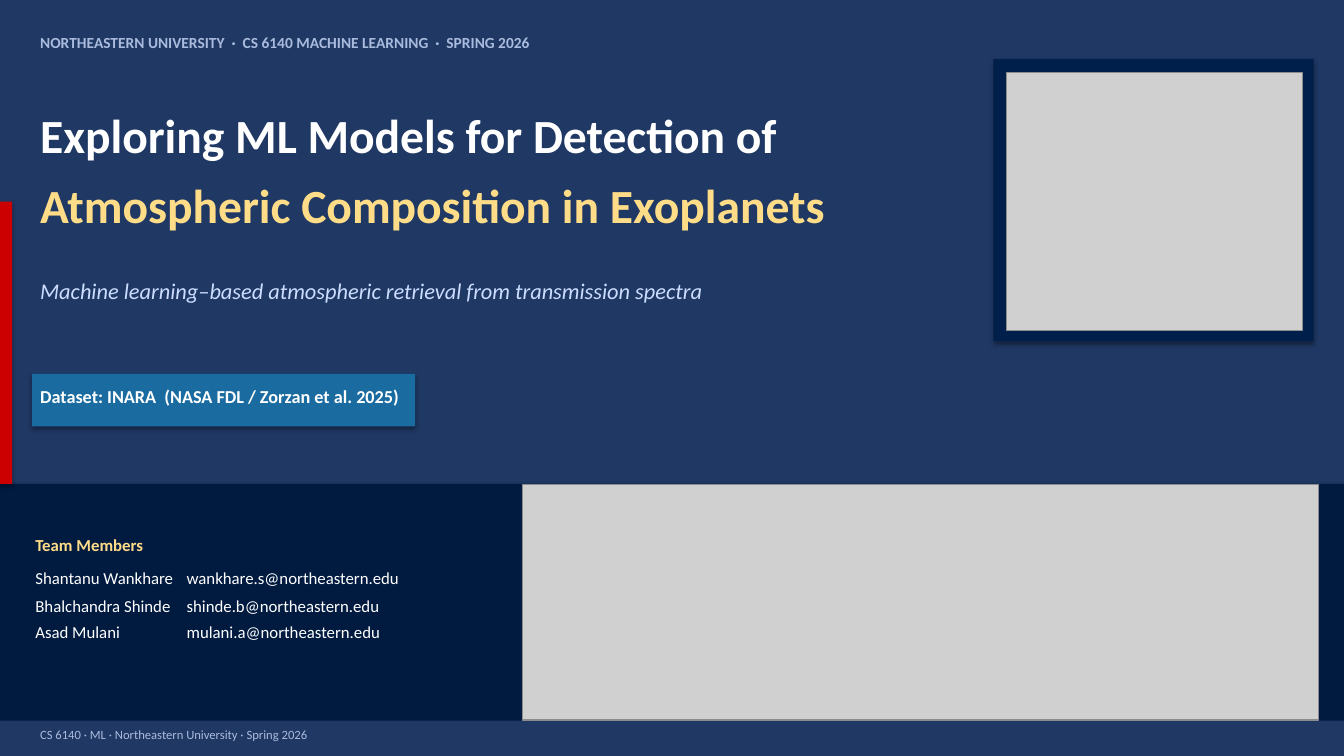
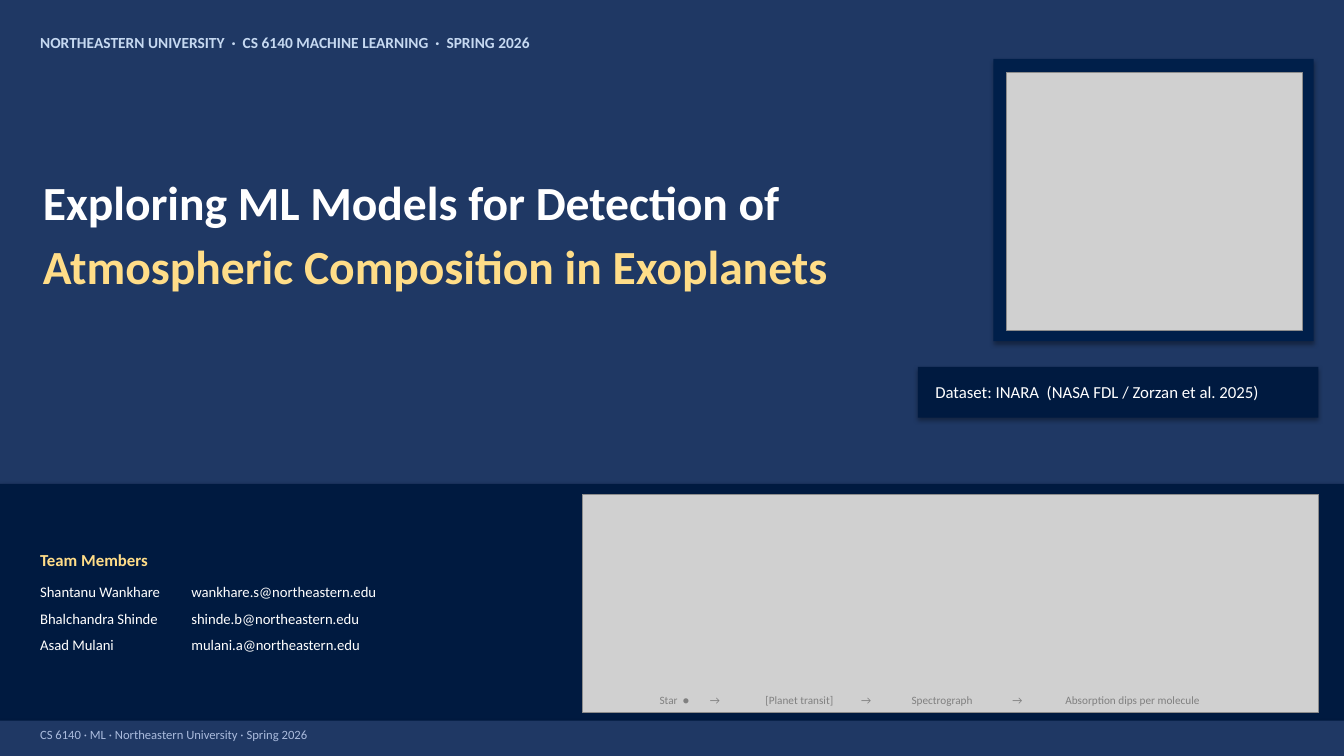
Before and after one commit to bshind87/inara-atmospheric-composition, a slide deck: slide 1 of docs/INARA_Presentation.pptx. Drawn at 1344x756 pixels with LibreOffice and Linux fonts; fonts in the diff are those of the drawing; grey boxes stand for pictures. Boxes give left, top, right and bottom in pixels: in the first picture for what was removed or moved away, otherwise in the second. Text is boxed around its words. In the diff, an @@ line names an element or a change of style, - is before the commit and + after.

```diff
--- a/docs/INARA_Presentation.pptx
+++ b/docs/INARA_Presentation.pptx
@@ text "NORTHEASTERN UNIVERSITY · CS 6140 ..." at <box>40,37,529,48</box>: text colour #AABBDD to #C6D9F1 @@
@@ text "Exploring ML Models for Detection ...": place and size @@
-text "Exploring ML Models for Detection ..." at <box>40,119,777,161</box>
+text "Exploring ML Models for Detection ..." at <box>43,186,780,228</box>
@@ rectangle removed at <box>0,202,12,484</box> @@
@@ text "Atmospheric Composition in Exoplanets": place and size @@
-text "Atmospheric Composition in Exoplanets" at <box>40,189,825,231</box>
+text "Atmospheric Composition in Exoplanets" at <box>43,250,828,292</box>
@@ text removed at <box>40,283,702,303</box> @@
-Machine learning–based atmospheric retrieval from transmission spectra
@@ rectangle removed at <box>32,374,415,426</box> @@
@@ rectangle added at <box>918,367,1318,417</box>, fill #001A40 @@
@@ text "Dataset: INARA (NASA FDL / ...": place and size @@
-text "Dataset: INARA (NASA FDL / ..." at <box>40,389,399,406</box>
+text "Dataset: INARA (NASA FDL / ..." at <box>935,386,1258,400</box>
@@ text "Dataset: INARA (NASA FDL / ..." at <box>935,386,1258,400</box>: size 13 to 12 pt, bold off @@
@@ picture: place and size @@
-picture at <box>522,484,1319,720</box>
+picture at <box>582,494,1318,712</box>
@@ text "Team Members": place and size @@
-text "Team Members" at <box>35,539,143,551</box>
+text "Team Members" at <box>40,554,148,566</box>
@@ text "Shantanu Wankhare wankhare.s@northeastern.edu": place and size @@
-text "Shantanu Wankhare wankhare.s@northeastern.edu" at <box>35,572,399,586</box>
+text "Shantanu Wankhare wankhare.s@northeastern.edu" at <box>40,586,376,599</box>
@@ size 12 to 10.5 pt in 3 elements at <box>40,639,359,652</box>, <box>40,586,376,599</box>, <box>40,613,359,626</box> @@
@@ text "Bhalchandra Shinde shinde.b@northeastern.edu": place and size @@
-text "Bhalchandra Shinde shinde.b@northeastern.edu" at <box>35,600,379,614</box>
+text "Bhalchandra Shinde shinde.b@northeastern.edu" at <box>40,613,359,626</box>
@@ text "Asad Mulani mulani.a@northeastern.edu": place and size @@
-text "Asad Mulani mulani.a@northeastern.edu" at <box>35,626,380,640</box>
+text "Asad Mulani mulani.a@northeastern.edu" at <box>40,639,359,652</box>
@@ text added at <box>660,696,1200,706</box>, 8 pt, text #808080 @@
+Star ● → [Planet transit] → Spectrograph → Absorption dips per molecule
```
Also in this commit, not shown: 13 other slides changed, 5 slides added, 4 slides removed, 2 other files.
